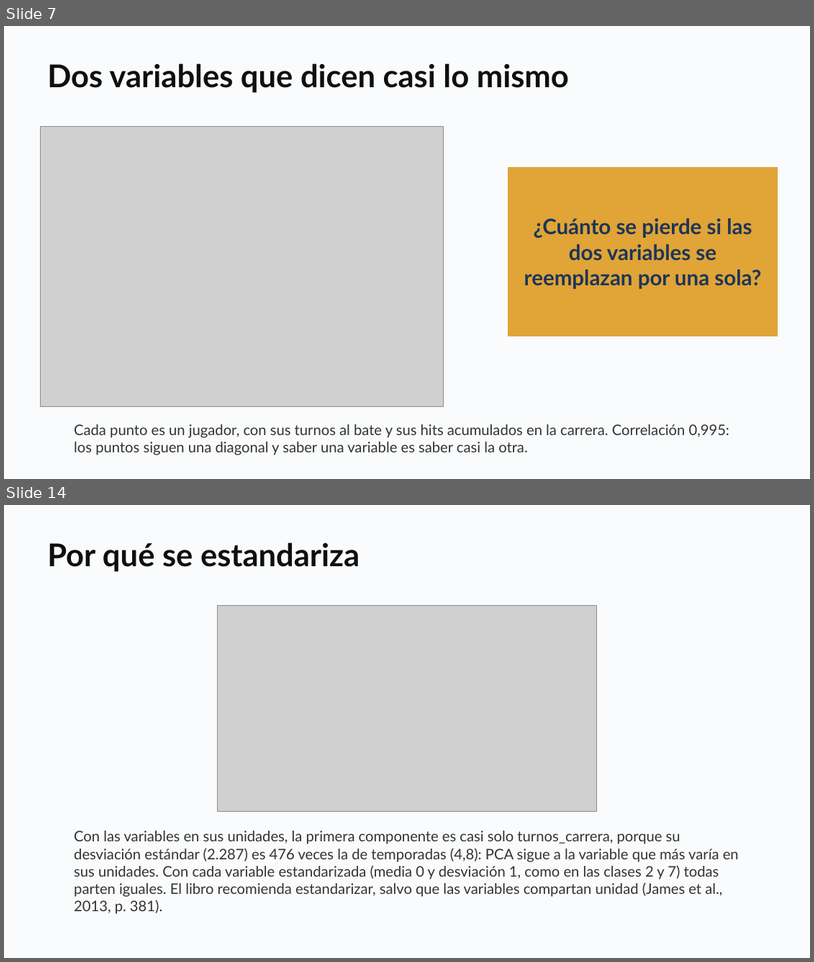
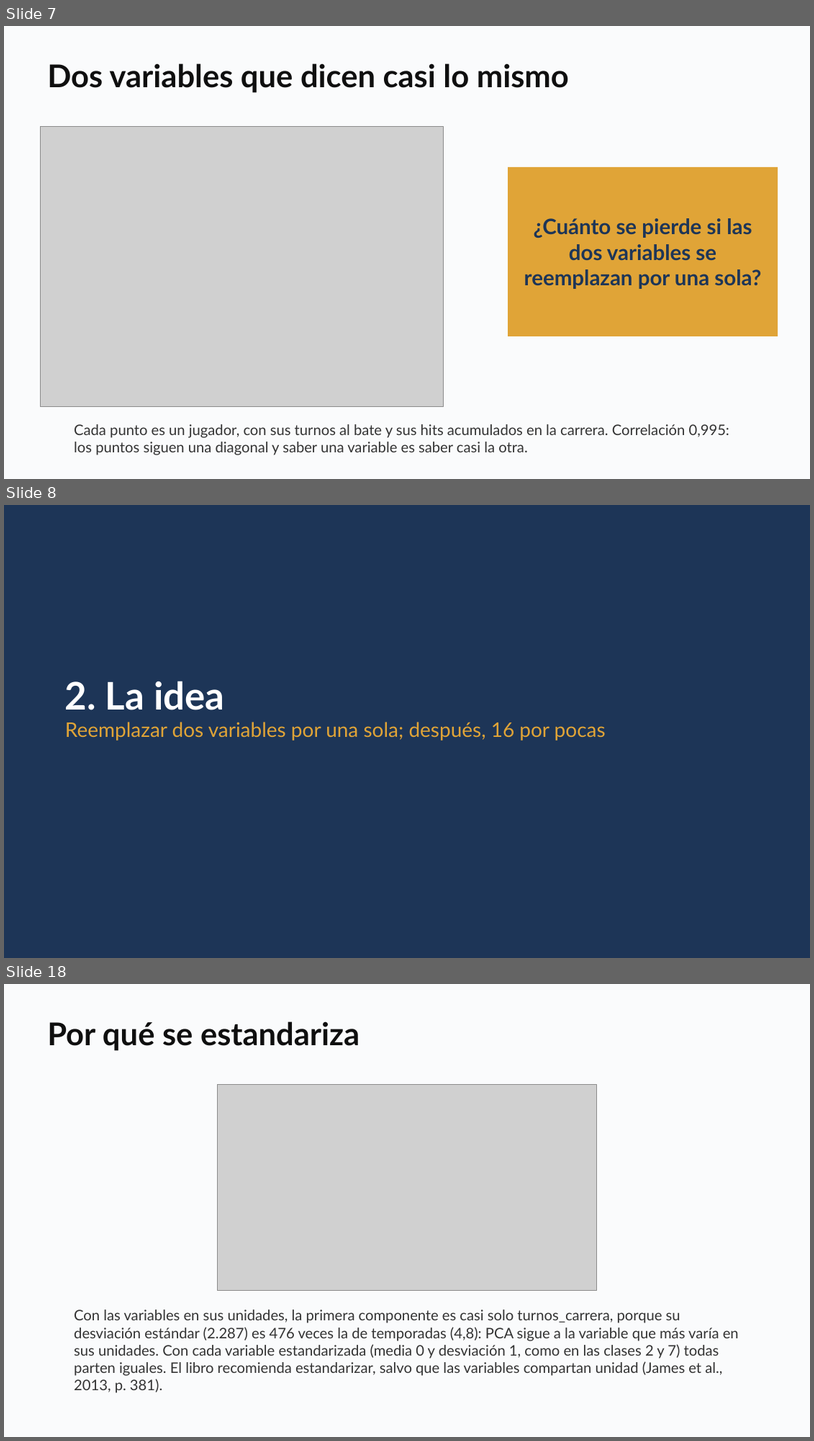
Before and after one commit to daniopitz/diplomado-cdd, a slide deck: presentaciones/clase08_componentes_principales.pptx. Shown one above the other, each under a label of ours: slides 7 and 14 before the commit, slides 7, 8 and 18 after it; the slides between them are not shown. The pictures are 814x962 and 814x1441 pixels, drawn with LibreOffice and Linux fonts; fonts in the diff are those of the drawing; grey boxes stand for pictures. Boxes give left, top, right and bottom in pixels: in the first picture for what was removed or moved away, otherwise in the second. Text is boxed around its words. In the diff, an @@ line names an element or a change of style, - is before the commit and + after.

```diff
--- a/presentaciones/clase08_componentes_principales.pptx
+++ b/presentaciones/clase08_componentes_principales.pptx
@@ slide 8 added at box(4, 505, 810, 958), background #FFFFFF @@
@@ rectangle added at box(4, 505, 810, 958), fill #1D3557 @@
@@ text added at box(65, 681, 606, 740), 18 pt, text #E0A437 @@
+2. La idea
+Reemplazar dos variables por una sola; después, 16 por pocas
@@ what was slide 14 is now slide 18 @@
```
Also in this commit, not shown: 5 slides changed, 4 other slides added, 1 slide removed, 1 other file.
